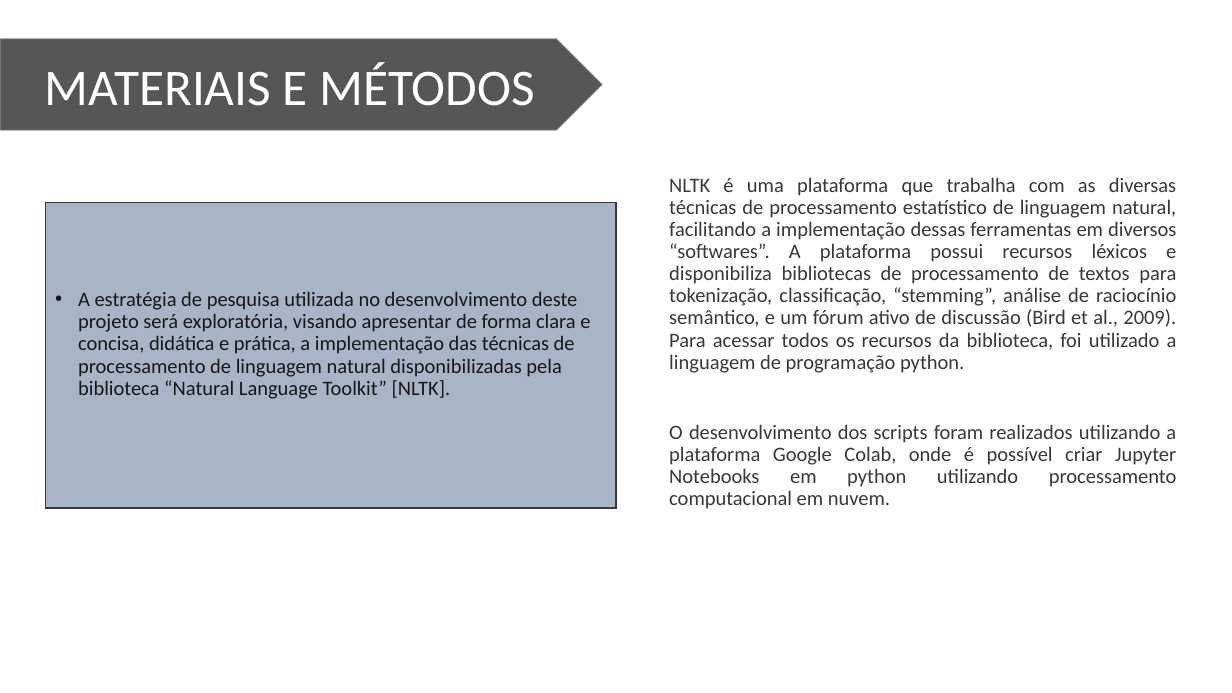
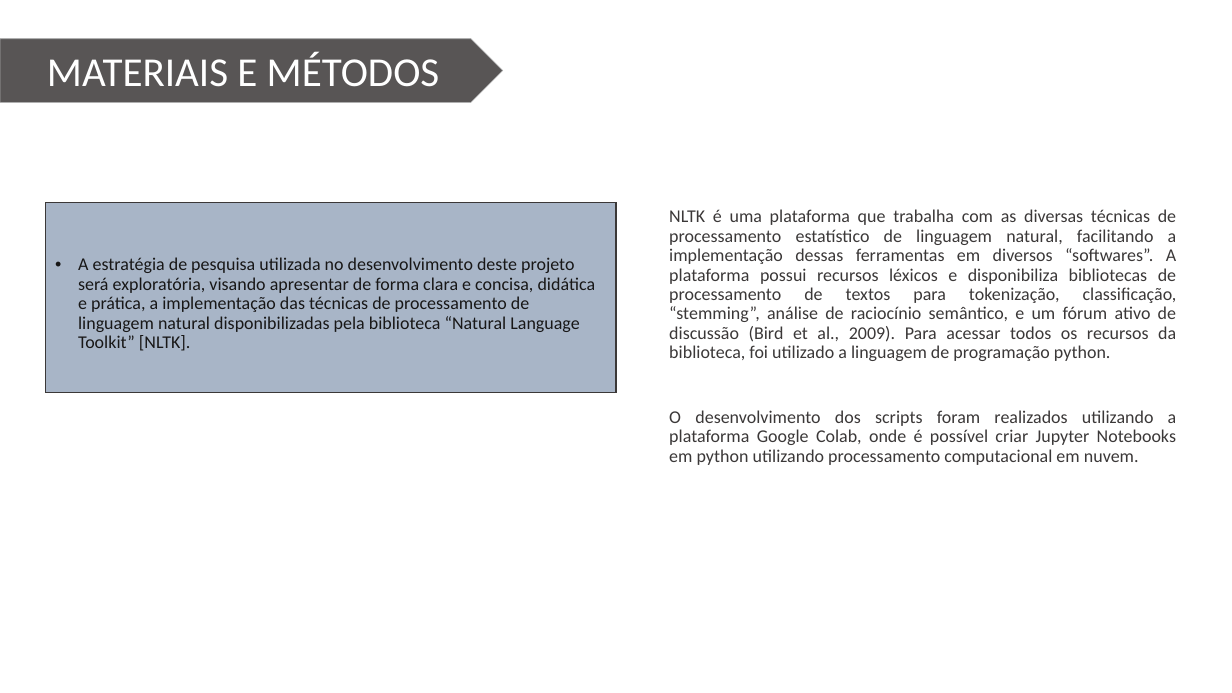
Before and after one commit to Wiryco/Natural-Language-Analysis-And-Processing, a slide deck: slide 4 of Apresentação TCC - Vinícius Andrade Lopes.pptx. Drawn at 1232x693 pixels with LibreOffice and Linux fonts; fonts in the diff are those of the drawing; background and template pictures are left out. Boxes give left, top, right and bottom in pixels: in the first picture for what was removed or moved away, otherwise in the second. Text is boxed around its words. In the diff, an @@ line names an element or a change of style, - is before the commit and + after.

```diff
--- a/Apresentação TCC - Vinícius Andrade Lopes.pptx
+++ b/Apresentação TCC - Vinícius Andrade Lopes.pptx
@@ pentagon arrow "MATERIAIS E MÉTODOS": place and size @@
-pentagon arrow "MATERIAIS E MÉTODOS" at (0,39,603,130)
+pentagon arrow "MATERIAIS E MÉTODOS" at (0,39,503,103)
@@ pentagon arrow "MATERIAIS E MÉTODOS" at (0,39,503,103): size 40 to 32 pt @@
@@ rectangle "A estratégia de pesquisa utilizada ..." at (46,202,616,392): size 16 to 14 pt @@
@@ rectangle "A estratégia de pesquisa utilizada ...": place and size @@
-rectangle "A estratégia de pesquisa utilizada ..." at (46,202,616,508)
+rectangle "A estratégia de pesquisa utilizada ..." at (46,202,616,392)
@@ text "NLTK é uma plataforma que ...": place and size @@
-text "NLTK é uma plataforma que ..." at (669,177,1177,509)
+text "NLTK é uma plataforma que ..." at (669,209,1177,465)
@@ text "NLTK é uma plataforma que ..." at (669,209,1177,465): size 16 to 14 pt @@
```
Also in this commit, not shown: 8 other slides changed, 2 slides added, 2 other files.
